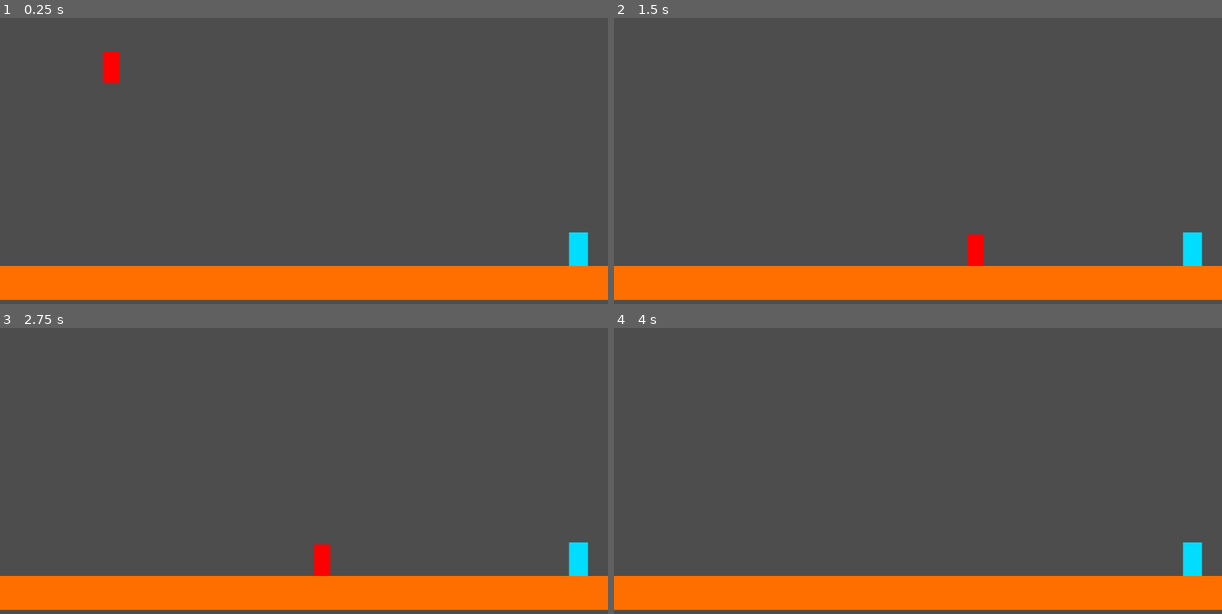
Above: before the commit, frames 1-4 (two rows, left to right).
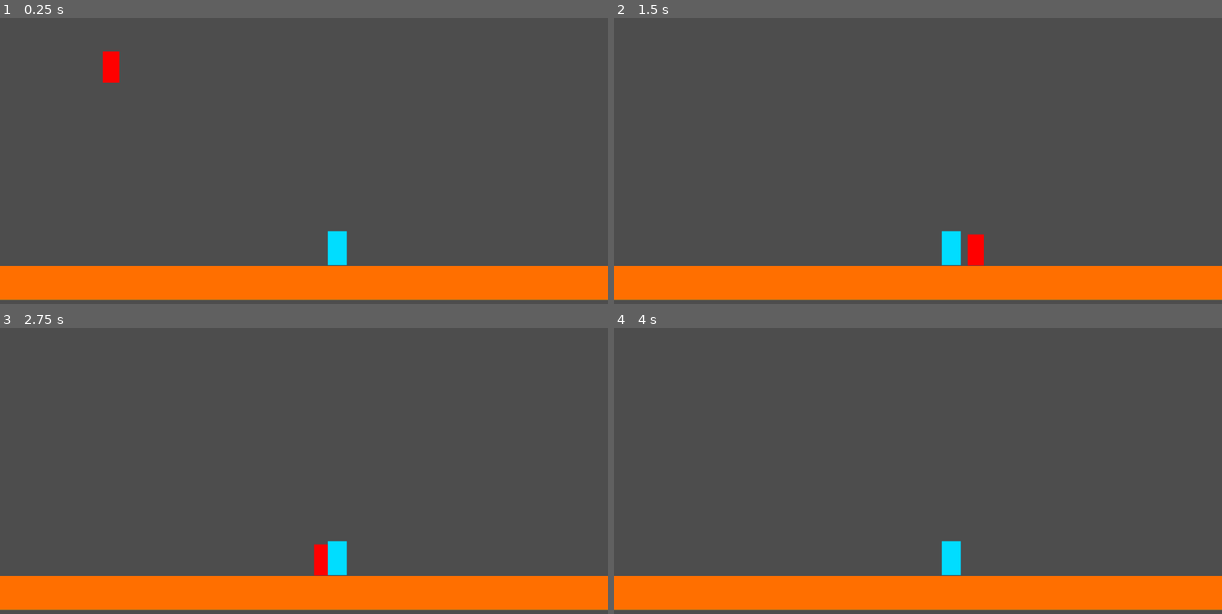
Above: after the commit, the same moments.

Repository: vizify/peak-o-peak
Game: Godot game, scene res://scenes/test.tscn
Two runs of this game, one before a commit and one after it. Both use one fixed random seed, a clock stepped at 60 frames per second and the inputs below.
Inputs:
- Up to frame 1 (0.25 s): no input
- Up to frame 2 (1.5 s): hold D (move_right) from 0.53 s (still down); tap Space (jump) at 0.77 s
- Up to frame 3 (2.75 s): tap Space (jump) at 1.52 s; release D (move_right) at 2.03 s; hold A (move_left) from 2.03 s (still down)
- Up to frame 4 (4 s): release A (move_left) at 2.78 s; hold D (move_right) from 2.78 s (still down); tap Space (jump) at 3.02, 3.77 s

The runs differ from the first frame. In frame 1, 0.8% of the frame differs, in the area x 53-97%, y 74-87%; in frame 2, 0.8%; in frame 3, 0.8%; in frame 4, 0.8%.

Commit message:
fixed layers and masks

Diff:
--- a/project.godot
+++ b/project.godot
@@ -53,4 +53,5 @@
 [layer_names]
 
 2d_physics/layer_1="World"
+2d_physics/layer_2="Player"
 2d_physics/layer_8="Win_zone"
--- a/scenes/Player0.tscn
+++ b/scenes/Player0.tscn
@@ -33,6 +33,7 @@
 size = Vector2(33.5, 60)
 
 [node name="Player" type="CharacterBody2D" groups=["player"]]
+collision_layer = 130
 script = ExtResource("1_1v48j")
 
 [node name="PlayerSprite" type="AnimatedSprite2D" parent="."]
--- a/scenes/box.tscn
+++ b/scenes/box.tscn
@@ -7,16 +7,16 @@
 [sub_resource type="RectangleShape2D" id="RectangleShape2D_c2ln5"]
 size = Vector2(260.5, 248.5)
 
-[node name="RigidBody2D" type="RigidBody2D" unique_id=1477571142]
+[node name="RigidBody2D" type="RigidBody2D"]
 physics_material_override = SubResource("PhysicsMaterial_ks2v0")
 gravity_scale = 0.0
 
-[node name="Sprite2D" type="Sprite2D" parent="." unique_id=244764753]
+[node name="Sprite2D" type="Sprite2D" parent="."]
 position = Vector2(75, 70)
 scale = Vector2(1, 0.964)
 texture = ExtResource("1_3inec")
 
-[node name="CollisionShape2D" type="CollisionShape2D" parent="." unique_id=1499925986]
+[node name="CollisionShape2D" type="CollisionShape2D" parent="."]
 position = Vector2(75.75, 71.75)
 scale = Vector2(0.5, 0.5)
 shape = SubResource("RectangleShape2D_c2ln5")
--- a/scenes/door.tscn
+++ b/scenes/door.tscn
@@ -7,6 +7,8 @@
 size = Vector2(35.75, 63)
 
 [node name="Door" type="Area2D"]
+collision_layer = 129
+collision_mask = 129
 script = ExtResource("1_uvdjg")
 
 [node name="CollisionShape2D" type="CollisionShape2D" parent="."]
--- a/scenes/level_01.tscn
+++ b/scenes/level_01.tscn
@@ -1466,18 +1466,18 @@
 physics_layer_0/collision_layer = 1
 sources/0 = SubResource("TileSetAtlasSource_nr3cb")
 
-[node name="Game" type="Node2D" unique_id=1475501661]
+[node name="Game" type="Node2D"]
 position = Vector2(57, 301)
 
-[node name="Player" parent="." unique_id=2030051388 instance=ExtResource("2_4lj41")]
+[node name="Player" parent="." instance=ExtResource("2_4lj41")]
 position = Vector2(169, -119)
 
-[node name="TileMap" type="TileMap" parent="." unique_id=482089407]
+[node name="TileMap" type="TileMap" parent="."]
 position = Vector2(249, 41)
 tile_set = SubResource("TileSet_j60wy")
 format = 2
 layer_0/tile_data = PackedInt32Array(-131079, 524288, 18, -131078, 589824, 18, -131077, 655360, 18, -131076, 720896, 18 …(557 unchanged characters)…
 
-[node name="Camera2D" type="Camera2D" parent="TileMap" unique_id=458146892]
+[node name="Camera2D" type="Camera2D" parent="TileMap"]
 position = Vector2(111, -102)
 zoom = Vector2(2, 2)
--- a/scenes/test.tscn
+++ b/scenes/test.tscn
@@ -2971,4 +2971,4 @@
 layer_0/tile_data = PackedInt32Array(2555910, 131072, 3, 2555911, 196608, 3, 2555912, 0, 3, 2555913, 65536, 3, 2555914, …(5245 unchanged characters)…
 
 [node name="Door" parent="." instance=ExtResource("4_74lek")]
-position = Vector2(1096, 544)
+position = Vector2(639, 542)
--- a/scripts/door.gd
+++ b/scripts/door.gd
@@ -2,8 +2,8 @@
 
 
 func _on_body_entered(body):
-	#print('entered')
-	#print(body.get_groups())
+	print('entered')
+	print(body.get_groups())
 	if body.is_in_group("player"):
 		body.in_win_zone = true
 
Not shown: 1 places in scenes/box.tscn that only renumber resources
Not shown: 1 places in scenes/door.tscn that only renumber resources
Not shown: 1 places in scenes/level_01.tscn that only renumber resources
